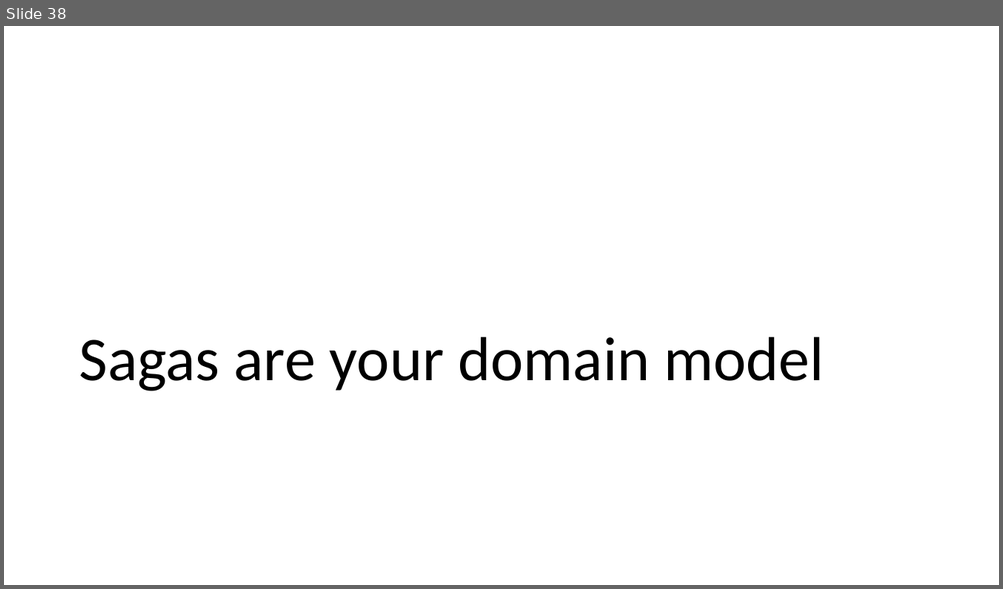
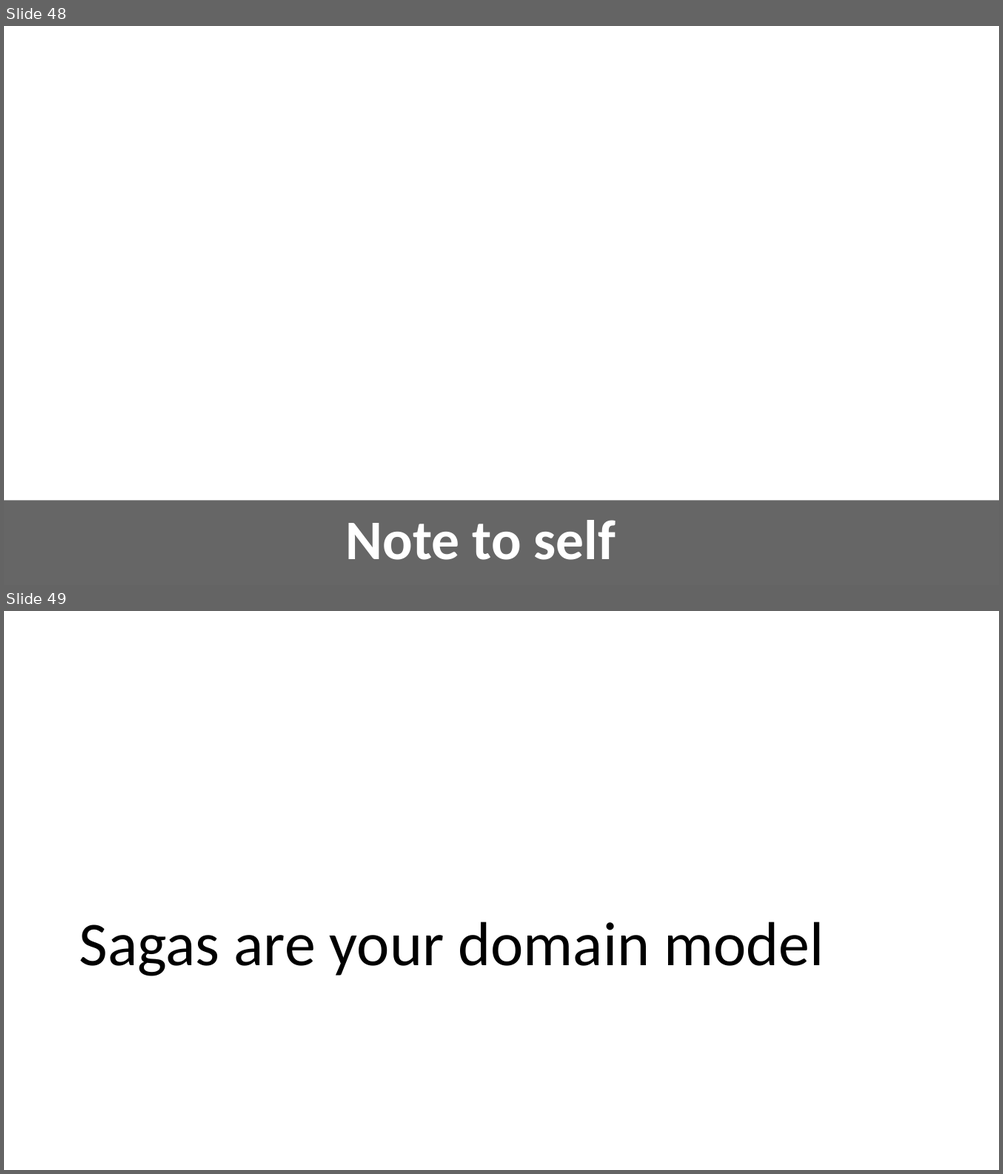
Before and after one commit to Particular/SagaMasterClass, a slide deck: SagaMasterClass.pptx. Shown one above the other, each under a label of ours: slide 38 before the commit, slides 48 and 49 after it. The pictures are 1003x589 and 1003x1174 pixels, drawn with LibreOffice and Linux fonts; fonts in the diff are those of the drawing; background and template pictures are left out. Boxes give left, top, right and bottom in pixels: in the first picture for what was removed or moved away, otherwise in the second. Text is boxed around its words. In the diff, an @@ line names an element or a change of style, - is before the commit and + after.

```diff
--- a/SagaMasterClass.pptx
+++ b/SagaMasterClass.pptx
@@ slide 48 added at [4,26,999,585], background picture (left out) @@
@@ rectangle added at [4,500,999,585], fill #000000 at 60% opacity, 54 pt, text #FFFFFF, bold @@
+Note to self
@@ what was slide 38 is now slide 49 @@
```
Also in this commit, not shown: 1 slide changed, 12 other slides added, 2 slides removed.
